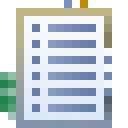
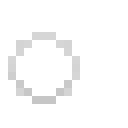
The second w=128, h=128 image is a revision of the first. Changes to its layers:
added layer "inactive" above "context dark" over [8, 32, 80, 104]
hid "Layer 7", moved it above "mylar overlay", painted on it over [16, 8, 112, 128]
hid "test pde" over [0, 0, 112, 128]
hid "test junit" over [0, 24, 112, 104]
